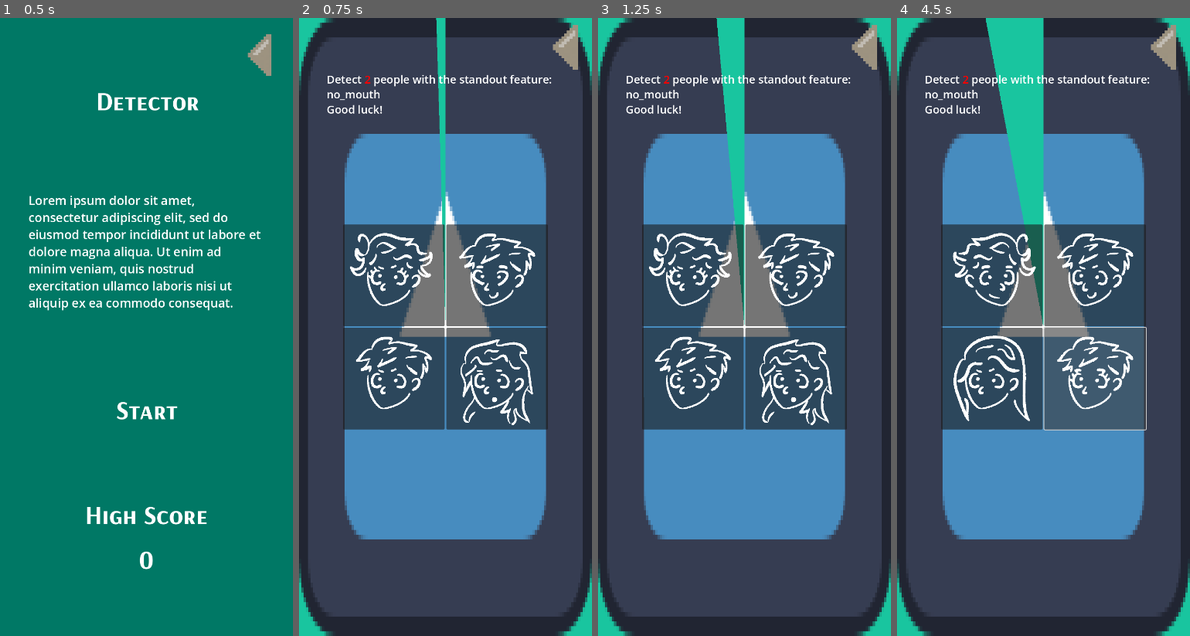
Above: before the commit, frames 1-4 (left to right).
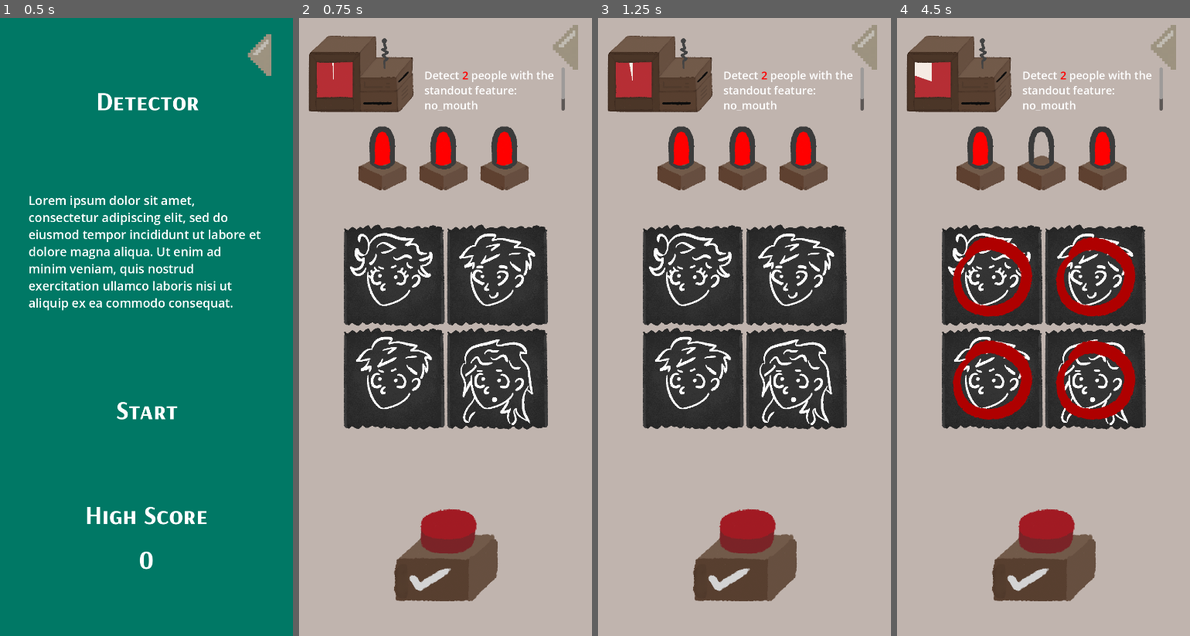
Above: after the commit, the same moments.

Repository: daniel-macias/mrduelm
Game: Godot game, scene res://Scenes/detector.tscn
Two runs of this game, one before a commit and one after it. Both use one fixed random seed, a clock stepped at 60 frames per second and the inputs below. This scene is started directly instead of the project's main scene. The engine's default icon, where the game draws it, is replaced by a stand-in: a white triangle on a blue panel in a dark square.
Inputs (mouse positions are in pixels of both pictures, inside the frame that each line leads up to):
- Up to frame 1 (0.5 s): no input
- Up to frame 2 (0.75 s): click "Start" at 0.5 s
- Up to frame 3 (1.25 s): no input
- Up to frame 4 (4.5 s): click (1043, 555) at 1.27 s; click (990, 277) at 2.02 s; click (1096, 277) at 2.77 s; click (990, 376) at 3.52 s; click (1096, 376) at 4.27 s

Frame 1 is identical in both runs. In frame 2, 97% of the frame differs, in the area x 0-100%, y 0-100%; in frame 3, 97%; in frame 4, 98%.

Commit message:
added mistake tries

Diff:
--- a/Scenes/detector.tscn
+++ b/Scenes/detector.tscn
@@ -1,15 +1,24 @@
-[gd_scene load_steps=11 format=3 uid="uid://ncb2ucumm2h5"]
+[gd_scene load_steps=20 format=3 uid="uid://ncb2ucumm2h5"]
 
 [ext_resource type="Texture2D" uid="uid://dtr6sl6i4ngy2" path="res://Sprites/UI/arrow_left.png" id="1_e6sl5"]
-[ext_resource type="Texture2D" uid="uid://bxtusj4ktpwbh" path="res://icon.svg" id="1_fvrs2"]
 [ext_resource type="Script" path="res://Scripts/Minigames/Detector.gd" id="1_kurny"]
 [ext_resource type="FontFile" uid="uid://biglirdu86eux" path="res://Fonts/ArsenalSC-Bold.ttf" id="3_bv54c"]
+[ext_resource type="Texture2D" uid="uid://bum6vjo5u88q1" path="res://Sprites/Games/Detector/Items/paper.png" id="5_whbib"]
 [ext_resource type="Texture2D" uid="uid://ynjnjtwhxv3f" path="res://Sprites/Games/Detector/Jaw.png" id="5_y2uyw"]
 [ext_resource type="Texture2D" uid="uid://diiv0g0horu1m" path="res://Sprites/Games/Detector/Mouth_0.png" id="6_iy4y1"]
 [ext_resource type="Texture2D" uid="uid://tofs6fppof7a" path="res://Sprites/Games/Detector/Hair_3.png" id="7_xd6h5"]
 [ext_resource type="Texture2D" uid="uid://cic5rkvvi3cie" path="res://Sprites/Games/Detector/Eyes_0.png" id="8_hkov6"]
 [ext_resource type="Texture2D" uid="uid://k7m1a2kqyovs" path="res://Sprites/Games/Detector/Brows_0.png" id="9_nnfpy"]
 [ext_resource type="Texture2D" uid="uid://cq0loqyp4b856" path="res://Sprites/Games/Detector/Nose_0.png" id="10_itdvt"]
+[ext_resource type="Texture2D" uid="uid://bqddyt88c12i" path="res://Sprites/Games/Detector/Items/circle.png" id="11_lk27t"]
+[ext_resource type="Texture2D" uid="uid://d15csuudqo3fm" path="res://Sprites/Games/Detector/Items/machine_bg.png" id="12_24flr"]
+[ext_resource type="Texture2D" uid="uid://bpewwme3pvp0s" path="res://Sprites/Games/Detector/Items/machine.png" id="13_0ignt"]
+[ext_resource type="Texture2D" uid="uid://cuma6i1o661bt" path="res://Sprites/Games/Detector/Items/machine_clock.png" id="13_2unfj"]
+[ext_resource type="Texture2D" uid="uid://c4aas2p37vawc" path="res://Sprites/Games/Detector/Items/button_0.png" id="14_2fegv"]
+[ext_resource type="Texture2D" uid="uid://cmiouomhrmtmk" path="res://Sprites/Games/Detector/Items/light_base.png" id="15_re682"]
+[ext_resource type="Texture2D" uid="uid://clg458tyh4ivu" path="res://Sprites/Games/Detector/Items/light.png" id="16_d1wfy"]
+[ext_resource type="Texture2D" uid="uid://bw24m3ovyrcfe" path="res://Sprites/Games/Detector/Items/button_1.png" id="16_p0mj2"]
+[ext_resource type="Texture2D" uid="uid://gyxs15ls7s6c" path="res://Sprites/Games/Detector/Items/light_bulb.png" id="17_t4rav"]
 
 [node name="Detector" type="Node2D"]
 script = ExtResource("1_kurny")
@@ -160,29 +169,17 @@
 anchor_bottom = 1.0
 grow_horizontal = 2
 grow_vertical = 2
-color = Color(0.0980392, 0.772549, 0.623529, 1)
-
-[node name="Timer" type="TextureProgressBar" parent="CanvasLayer/Game"]
-layout_mode = 1
-anchors_preset = 15
-anchor_right = 1.0
-anchor_bottom = 1.0
-grow_horizontal = 2
-grow_vertical = 2
-value = 20.0
-fill_mode = 4
-nine_patch_stretch = true
-texture_progress = ExtResource("1_fvrs2")
+color = Color(0.752941, 0.705882, 0.682353, 1)
 
 [node name="Instruction" type="RichTextLabel" parent="CanvasLayer/Game"]
 layout_mode = 1
 anchors_preset = 5
 anchor_left = 0.5
 anchor_right = 0.5
-offset_left = -292.0
-offset_top = 132.0
-offset_right = 289.0
-offset_bottom = 395.0
+offset_left = -52.0
+offset_top = 122.0
+offset_right = 293.0
+offset_bottom = 228.0
 grow_horizontal = 2
 theme_override_font_sizes/normal_font_size = 27
 bbcode_enabled = true
@@ -204,9 +201,17 @@
 columns = 2
 
 [node name="Person" type="Button" parent="CanvasLayer/Game/GridContainer"]
+self_modulate = Color(1, 1, 1, 0)
 custom_minimum_size = Vector2(250, 250)
 layout_mode = 2
 
+[node name="Paper" type="TextureRect" parent="CanvasLayer/Game/GridContainer/Person"]
+layout_mode = 0
+offset_right = 255.0
+offset_bottom = 254.0
+texture = ExtResource("5_whbib")
+expand_mode = 1
+
 [node name="Jaw" type="TextureRect" parent="CanvasLayer/Game/GridContainer/Person"]
 layout_mode = 0
 offset_right = 250.0
@@ -254,6 +259,23 @@
 texture = ExtResource("10_itdvt")
 expand_mode = 1
 stretch_mode = 5
+
+[node name="CIRCLE" type="TextureRect" parent="CanvasLayer/Game/GridContainer/Person"]
+visible = false
+layout_mode = 1
+anchors_preset = 8
+anchor_left = 0.5
+anchor_top = 0.5
+anchor_right = 0.5
+anchor_bottom = 0.5
+offset_left = -97.0
+offset_top = -96.0
+offset_right = 299.0
+offset_bottom = 301.0
+grow_horizontal = 2
+grow_vertical = 2
+scale = Vector2(0.5, 0.5)
+texture = ExtResource("11_lk27t")
 
 [node name="PauseGame" type="TextureButton" parent="CanvasLayer/Game"]
 layout_mode = 1
@@ -267,3 +289,174 @@
 grow_horizontal = 0
 texture_normal = ExtResource("1_e6sl5")
 stretch_mode = 5
+
+[node name="Machine" type="Control" parent="CanvasLayer/Game"]
+anchors_preset = 0
+offset_right = 40.0
+offset_bottom = 40.0
+
+[node name="BG" type="TextureRect" parent="CanvasLayer/Game/Machine"]
+layout_mode = 0
+offset_left = 29.0
+offset_top = 96.0
+offset_right = 308.0
+offset_bottom = 396.0
+scale = Vector2(0.4, 0.4)
+texture = ExtResource("12_24flr")
+
+[node name="Clock" type="TextureProgressBar" parent="CanvasLayer/Game/Machine"]
+layout_mode = 0
+offset_left = 29.0
+offset_top = 96.0
+offset_right = 308.0
+offset_bottom = 396.0
+scale = Vector2(0.4, 0.4)
+value = 50.0
+fill_mode = 4
+texture_progress = ExtResource("13_2unfj")
+
+[node name="Machine" type="TextureRect" parent="CanvasLayer/Game/Machine"]
+layout_mode = 0
+offset_left = 24.0
+offset_top = 44.0
+offset_right = 668.0
+offset_bottom = 513.0
+scale = Vector2(0.4, 0.4)
+texture = ExtResource("13_0ignt")
+
+[node name="CheckBtn" type="TextureButton" parent="CanvasLayer/Game"]
+layout_mode = 1
+anchors_preset = 7
+anchor_left = 0.5
+anchor_top = 1.0
+anchor_right = 0.5
+anchor_bottom = 1.0
+offset_left = -128.0
+offset_top = -314.0
+offset_right = 240.0
+offset_bottom = 13.0
+grow_horizontal = 2
+grow_vertical = 0
+scale = Vector2(0.7, 0.7)
+texture_normal = ExtResource("14_2fegv")
+texture_pressed = ExtResource("16_p0mj2")
+
+[node name="Bulbs" type="Control" parent="CanvasLayer/Game"]
+layout_mode = 1
+anchors_preset = 5
+anchor_left = 0.5
+anchor_right = 0.5
+offset_left = -20.0
+offset_right = 20.0
+offset_bottom = 40.0
+grow_horizontal = 2
+
+[node name="Control" type="Control" parent="CanvasLayer/Game/Bulbs"]
+anchors_preset = 0
+offset_right = 40.0
+offset_bottom = 40.0
+
+[node name="Base" type="TextureRect" parent="CanvasLayer/Game/Bulbs/Control"]
+layout_mode = 1
+anchors_preset = 5
+anchor_left = 0.5
+anchor_right = 0.5
+offset_left = -65.0
+offset_top = 338.0
+offset_right = 106.0
+offset_bottom = 461.0
+grow_horizontal = 2
+scale = Vector2(0.7, 0.7)
+texture = ExtResource("15_re682")
+
+[node name="Light" type="TextureRect" parent="CanvasLayer/Game/Bulbs/Control"]
+layout_mode = 0
+offset_left = -12.0
+offset_top = 275.0
+offset_right = 63.0
+offset_bottom = 404.0
+scale = Vector2(0.7, 0.7)
+texture = ExtResource("16_d1wfy")
+
+[node name="Bulb" type="TextureRect" parent="CanvasLayer/Game/Bulbs/Control"]
+layout_mode = 0
+offset_left = -18.0
+offset_top = 266.0
+offset_right = 75.0
+offset_bottom = 418.0
+scale = Vector2(0.7, 0.7)
+texture = ExtResource("17_t4rav")
+
+[node name="Control2" type="Control" parent="CanvasLayer/Game/Bulbs"]
+anchors_preset = 0
+offset_left = 150.0
+offset_right = 190.0
+offset_bottom = 40.0
+
+[node name="Base" type="TextureRect" parent="CanvasLayer/Game/Bulbs/Control2"]
+layout_mode = 1
+anchors_preset = 5
+anchor_left = 0.5
+anchor_right = 0.5
+offset_left = -65.0
+offset_top = 338.0
+offset_right = 106.0
+offset_bottom = 461.0
+grow_horizontal = 2
+scale = Vector2(0.7, 0.7)
+texture = ExtResource("15_re682")
+
+[node name="Light" type="TextureRect" parent="CanvasLayer/Game/Bulbs/Control2"]
+layout_mode = 0
+offset_left = -12.0
+offset_top = 275.0
+offset_right = 63.0
+offset_bottom = 404.0
+scale = Vector2(0.7, 0.7)
+texture = ExtResource("16_d1wfy")
+
+[node name="Bulb" type="TextureRect" parent="CanvasLayer/Game/Bulbs/Control2"]
+layout_mode = 0
+offset_left = -18.0
+offset_top = 266.0
+offset_right = 75.0
+offset_bottom = 418.0
+scale = Vector2(0.7, 0.7)
+texture = ExtResource("17_t4rav")
+
+[node name="Control3" type="Control" parent="CanvasLayer/Game/Bulbs"]
+anchors_preset = 0
+offset_left = -150.0
+offset_right = -110.0
+offset_bottom = 40.0
+
+[node name="Base" type="TextureRect" parent="CanvasLayer/Game/Bulbs/Control3"]
+layout_mode = 1
+anchors_preset = 5
+anchor_left = 0.5
+anchor_right = 0.5
+offset_left = -65.0
+offset_top = 338.0
+offset_right = 106.0
+offset_bottom = 461.0
+grow_horizontal = 2
+scale = Vector2(0.7, 0.7)
+texture = ExtResource("15_re682")
+
+[node name="Light" type="TextureRect" parent="CanvasLayer/Game/Bulbs/Control3"]
+layout_mode = 0
+offset_left = -12.0
+offset_top = 275.0
+offset_right = 63.0
+offset_bottom = 404.0
+scale = Vector2(0.7, 0.7)
+texture = ExtResource("16_d1wfy")
+
+[node name="Bulb" type="TextureRect" parent="CanvasLayer/Game/Bulbs/Control3"]
+layout_mode = 0
+offset_left = -18.0
+offset_top = 266.0
+offset_right = 75.0
+offset_bottom = 418.0
+scale = Vector2(0.7, 0.7)
+texture = ExtResource("17_t4rav")
--- a/Scripts/Data/DetectorRounds.gd
+++ b/Scripts/Data/DetectorRounds.gd
@@ -4,7 +4,8 @@
 	{ "grid_size": 2, "flip_amount": 1, "people_to_detect": 2, "standout_type": 2, "duration": 20 },
 	{ "grid_size": 2, "flip_amount": 1, "people_to_detect": 2, "standout_type": 2, "duration": 15 },
 	{ "grid_size": 2, "flip_amount": 1, "people_to_detect": 2, "standout_type": 2, "duration": 10 },
-	{ "grid_size": 3, "flip_amount": randi_range(2, 3), "people_to_detect": 2, "standout_type": 2, "duration": 25 }
+	{ "grid_size": 3, "flip_amount": randi_range(2, 3), "people_to_detect": 2, "standout_type": 2, "duration": 25 },
+	{ "grid_size": 4, "flip_amount": randi_range(2, 3), "people_to_detect": 2, "standout_type": 2, "duration": 25 }
 ]
 
 func get_rounds():
--- a/Scripts/Minigames/Detector.gd
+++ b/Scripts/Minigames/Detector.gd
@@ -10,7 +10,11 @@
 @onready var menu = $CanvasLayer/GameMenu
 @onready var game = $CanvasLayer/Game
 @onready var instruction = $CanvasLayer/Game/Instruction
-@onready var timer_progress_bar = $CanvasLayer/Game/Timer
+@onready var timer_progress_bar = $CanvasLayer/Game/Machine/Clock
+@onready var check_btn = $CanvasLayer/Game/CheckBtn
+
+@onready var bulbs = [$CanvasLayer/Game/Bulbs/Control/Light,$CanvasLayer/Game/Bulbs/Control2/Light,$CanvasLayer/Game/Bulbs/Control3/Light]
+var mistakes = 0
 
 var mouth_textures = [
 "res://Sprites/Games/Detector/Mouth_1.png",
@@ -71,12 +75,17 @@
 	person_template.hide()
 	back_to_game_menu_btn.connect("pressed", Callable(self, "_exit_game"))
 	start_game_btn.connect("pressed", Callable(self, "_start_game"))
+	check_btn.connect("pressed", Callable(self, "_on_check_btn_pressed"))
 
 func _start_game() -> void:
 	menu.visible = false
 	game.visible = true
 
 	start_next_round()
+
+	for bulb in bulbs:
+		bulb.visible = true
+	mistakes = 0
 
 # Called every frame. 'delta' is the elapsed time since the previous frame.
 func _process(delta: float) -> void:
@@ -99,6 +108,15 @@
 var selected_people = []
 var clicked_people = {}
 
+func _on_check_btn_pressed():
+	if clicked_people.keys().filter(func(i): return i in selected_people).size() == selected_people.size() \
+	and clicked_people.keys().size() == selected_people.size():
+		start_next_round()
+	else:
+		register_mistake()
+
+
+
 func generate_grid(grid_size: int, flip_amount: int, people_to_detect: int, standout_type: int, seconds_amount: float):
 	# Clear previous people
 	for child in people_grid.get_children():
@@ -145,12 +163,12 @@
 
 		# Get children
 		var parts = new_person.get_children()
-		if parts.size() >= 6:  # Ensure correct structure
-			parts[1].texture = load(mouth_textures.pick_random())
-			parts[2].texture = load(hair_textures.pick_random())
-			parts[3].texture = load(eyes_textures.pick_random())
-			parts[4].texture = load(brows_textures.pick_random())
-			parts[5].texture = load(nose_textures.pick_random())
+		if parts.size() >= 7:  # Ensure correct structure
+			parts[2].texture = load(mouth_textures.pick_random())
+			parts[3].texture = load(hair_textures.pick_random())
+			parts[4].texture = load(eyes_textures.pick_random())
+			parts[5].texture = load(brows_textures.pick_random())
+			parts[6].texture = load(nose_textures.pick_random())
 
 			# Resize each part
 			for part in parts:
@@ -193,28 +211,28 @@
 # Example condition function: apply sad face
 func _apply_sad(person):
 	var parts = person.get_children()
-	parts[1].texture = load("res://Sprites/Games/Detector/Mouth_0.png")  # Set a sad mouth
+	parts[2].texture = load("res://Sprites/Games/Detector/Mouth_0.png")  # Set a sad mouth
 
 # Example condition function: apply eyes closed
 func _apply_eyes_closed(person):
 	var parts = person.get_children()
-	parts[3].texture = load("res://Sprites/Games/Detector/Eyes_3.png")  # Set eyes closed texture
+	parts[4].texture = load("res://Sprites/Games/Detector/Eyes_3.png")  # Set eyes closed texture
 
 func _apply_no_mouth(person):
 	var parts = person.get_children()
-	parts[1].texture = null
+	parts[2].texture = null
 
 func _apply_no_nose(person):
 	var parts = person.get_children()
+	parts[5].texture = null
+
+func _apply_no_brows(person):
+	var parts = person.get_children()
+	parts[6].texture = null
+
+func _apply_no_eyes(person):
+	var parts = person.get_children()
 	parts[4].texture = null
-
-func _apply_no_brows(person):
-	var parts = person.get_children()
-	parts[5].texture = null
-
-func _apply_no_eyes(person):
-	var parts = person.get_children()
-	parts[3].texture = null
 
 func on_time_up():
 	print("Time's up!")
@@ -237,12 +255,21 @@
 
 func _on_person_clicked(event: InputEvent, index: int):
 	if event is InputEventMouseButton and event.pressed:
-		# Ignore if this person was already clicked
+		var person = all_people[index]
+		var circle = person.get_child(7)  # Circle is the 8th child (index 7)
+
+		# If already selected, deselect
 		if index in clicked_people:
-			return
-
-		# Check if the person is in the correct ones
-		if index in selected_people:
+			clicked_people.erase(index)
+			circle.visible = false  # Hide the circle
+		else:
 			clicked_people[index] = true
-			if clicked_people.size() == selected_people.size():
-				start_next_round()
+			circle.visible = true  # Show the circle
+
+func register_mistake():
+	if mistakes < bulbs.size():
+		bulbs[mistakes].visible = false  # Turn off one light
+		mistakes += 1
+		if mistakes >= bulbs.size():
+			print("Game Over: too many mistakes")
+			_exit_game()  # Or show some 'game over' screen
